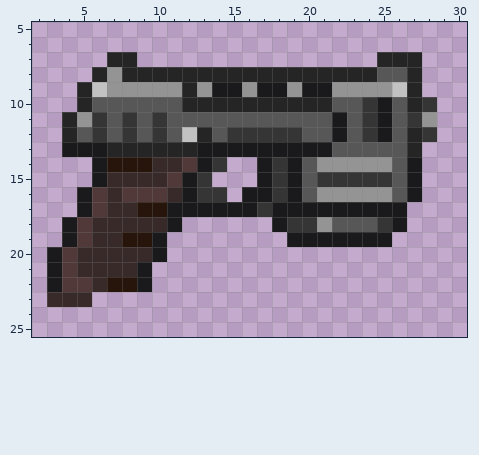
One commit to this pixel-art sprite: Resources/Textures/Nuclear14/Objects/Weapons/Guns/Pistols/10mm.rsi/base.png. This is how it looked before the edit.
The file is 32x32 pixels. Colours within 5 levels of each other are drawn and written as one. Shown: x 2..30, y 5..25.
Once edited:
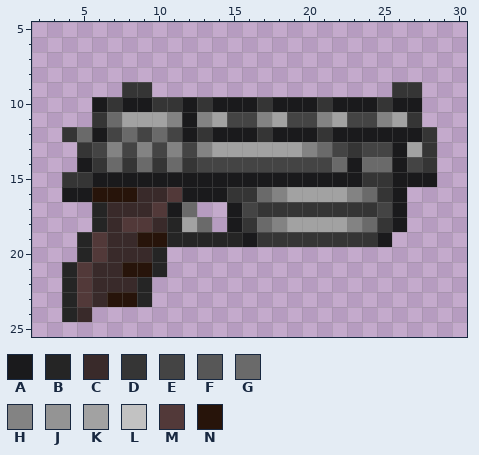
Palette (. is transparent): A #1a1a1c  B #252525  C #392a2a  D #353535  E #444444  F #575757  G #6a6a6a  H #838383  J #949494  K #a2a2a2  L #c2c2c2  M #523939  N #27140a
Difference:
Changed rows in their new state; - is an unchanged pixel.
first column x 3:
 7 ----..----------------...-
 8 ---......................-
 9 --...DD................DD-
10 --.ADAADDADAAADAAADAAADAA.
11 -..-GKKKHAHKEEHKEEHKEEHK-.
12 -DGAEGEGEADAAA-AAAD-AA-AA-
13 -.DEHEHEHEHKKKKKKHGEDEEAKD
14 --ADGDGDGDEEEEEEEEEGAGGAED
15 -DD-AAAAA-AAAA-A-AAAA--A-A
16 -A-NNNCCM-AADDGHKKKKHGDA.-
17 --.B--CM-G..-E-DDDDDDDE---
18 -..B-MM-BKG-ADGHKKKKHG----
19 -.BM-C-NBBBBBADDDDDDDD----
20 ..BM---B------------------
21 .BM--NNB------------------
22 .B--CCB-------------------
23 .BMCNNB-------------------
24 -BC-----------------------
Where, in picture pixels (left, top, right, bottom), the same in both pictures:
changed: (47, 52, 437, 322)
